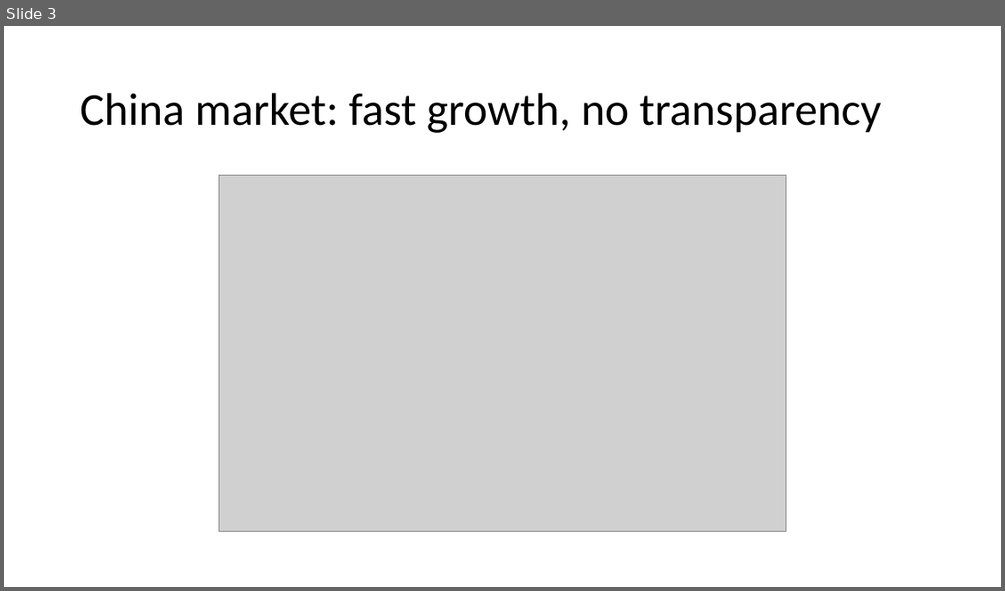
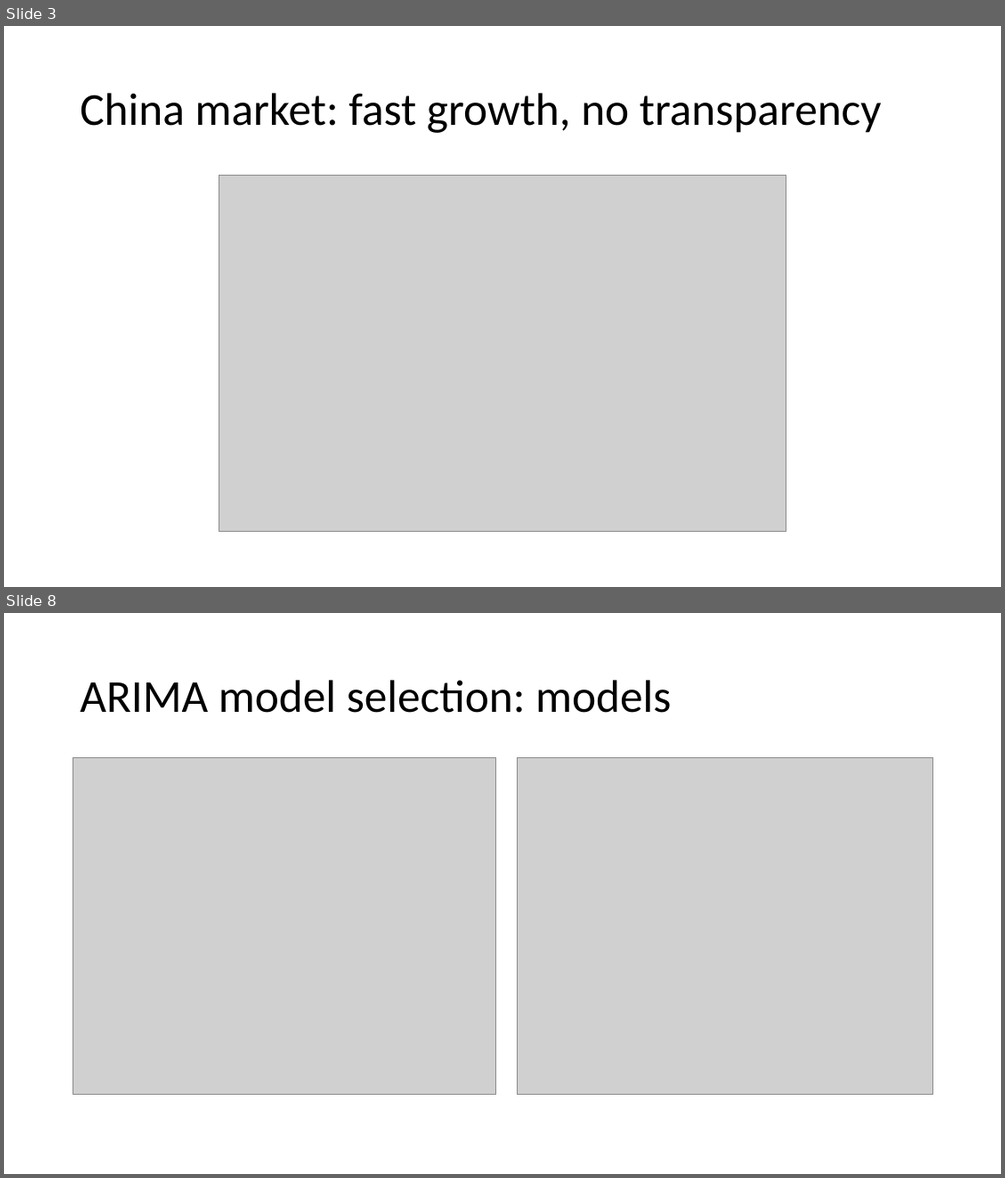
Before and after one commit to artem-chemist-learning/W271, a slide deck: HW/HW_13/Iodine sales forecast for China market.pptx. Shown one above the other, each under a label of ours: slide 3 before the commit, slides 3 and 8 after it; the slides between them are not shown. The pictures are 1005x591 and 1005x1178 pixels, drawn with LibreOffice and Linux fonts; fonts in the diff are those of the drawing; grey boxes stand for pictures. Boxes give left, top, right and bottom in pixels: in the first picture for what was removed or moved away, otherwise in the second. Text is boxed around its words. In the diff, an @@ line names an element or a change of style, - is before the commit and + after.

```diff
--- a/HW/HW_13/Iodine sales forecast for China market.pptx
+++ b/HW/HW_13/Iodine sales forecast for China market.pptx
@@ slide 8 added at (x1=4, y1=613, x2=1001, y2=1174), background #FFFFFF @@
@@ title added at (x1=80, y1=680, x2=671, y2=713), 44 pt, text #000000 @@
+ARIMA model selection: models
@@ picture added at (x1=73, y1=758, x2=496, y2=1094) @@
@@ picture added at (x1=517, y1=758, x2=932, y2=1094) @@
```
Also in this commit, not shown: 3 slides changed, 4 other slides added, 2 slides removed, 3 other files.
